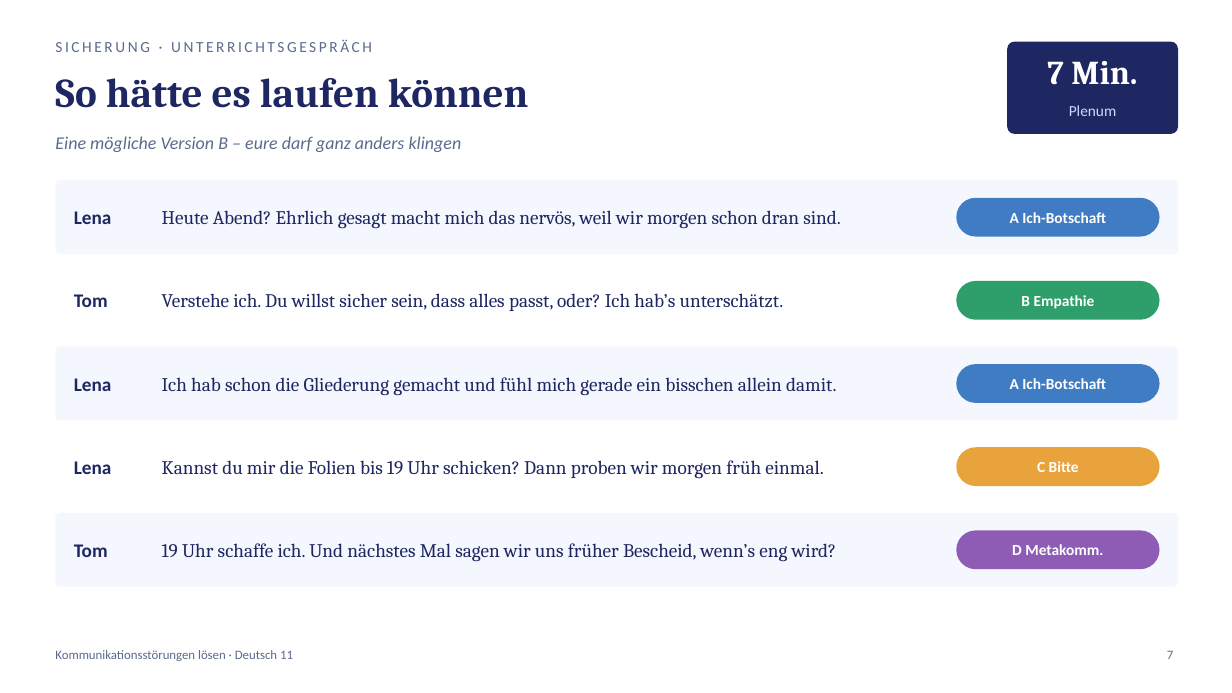
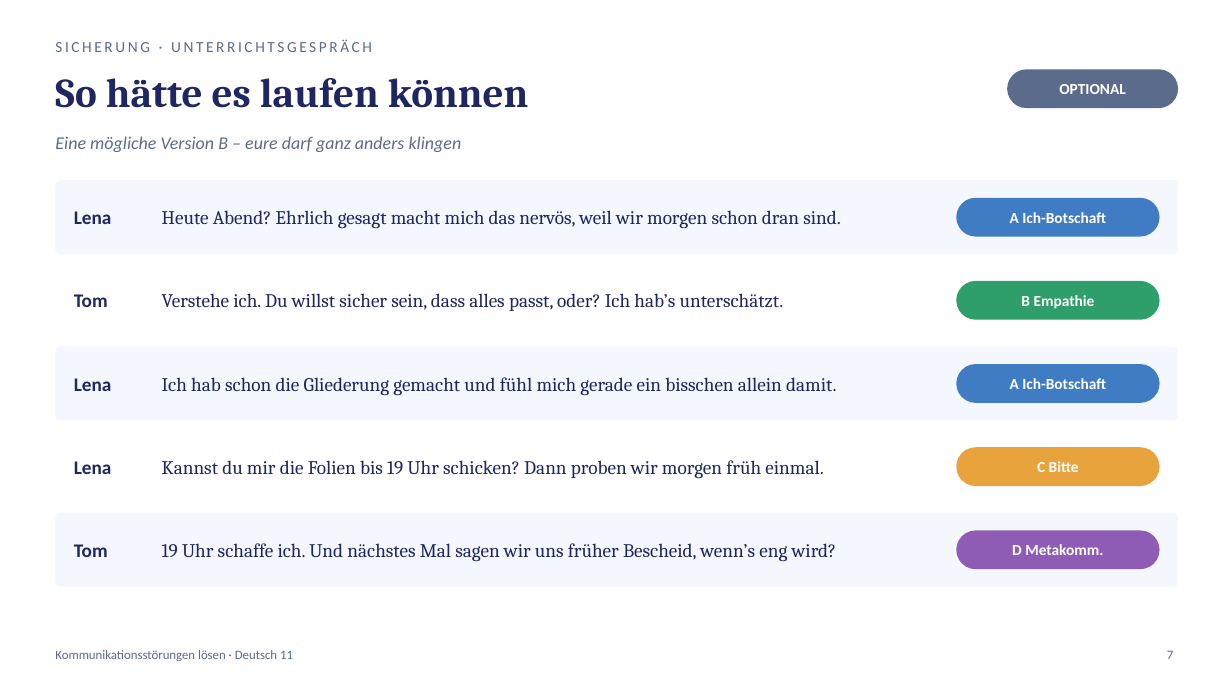
Before and after one commit to golzkonstantin-gif/Schule, a slide deck: slide 7 of Deutsch_11/Kommunikationsstoerungen_loesen/Praesentation_Kommunikationsstoerungen_loesen.pptx. Drawn at 1232x693 pixels with LibreOffice and Linux fonts; fonts in the diff are those of the drawing. Boxes give left, top, right and bottom in pixels: in the first picture for what was removed or moved away, otherwise in the second. Text is boxed around its words. In the diff, an @@ line names an element or a change of style, - is before the commit and + after.

```diff
--- a/Deutsch_11/Kommunikationsstoerungen_loesen/Praesentation_Kommunikationsstoerungen_loesen.pptx
+++ b/Deutsch_11/Kommunikationsstoerungen_loesen/Praesentation_Kommunikationsstoerungen_loesen.pptx
@@ rounded rectangle: place and size @@
-rounded rectangle at bbox=[1007, 42, 1178, 134]
+rounded rectangle at bbox=[1007, 69, 1178, 108]
@@ rounded rectangle at bbox=[1007, 69, 1178, 108]: fill #1E2761 to #5B6B8C; proportions changed @@
@@ text removed at bbox=[1047, 61, 1137, 85] @@
-7 Min.
@@ text added at bbox=[1059, 84, 1126, 94], 12 pt, text #FFFFFF, bold @@
+OPTIONAL
@@ text removed at bbox=[1069, 105, 1117, 116] @@
-Plenum
```
Also in this commit, not shown: 3 other slides changed, 2 slides added, 2 slides removed, 8 other files.
